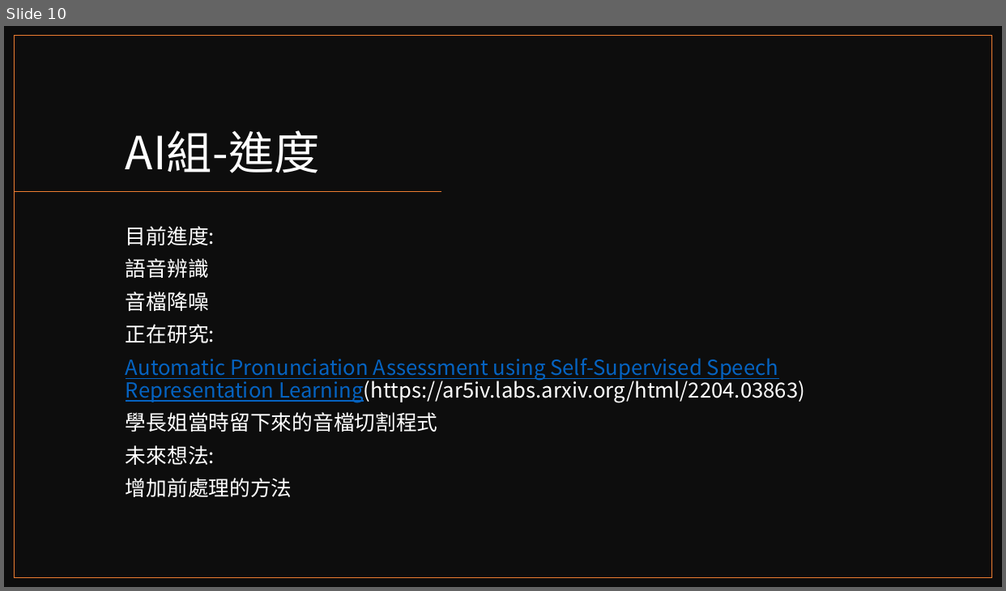
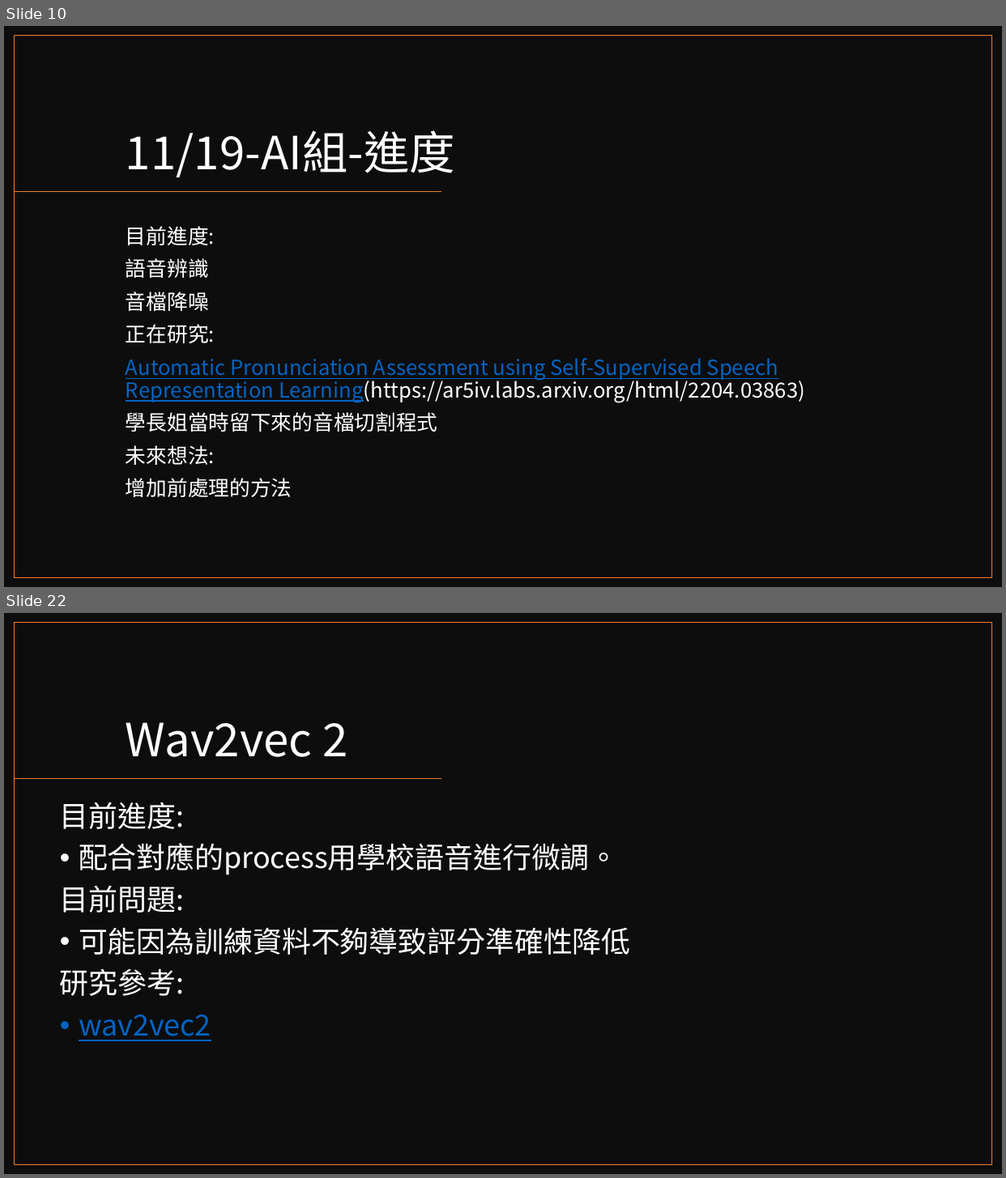
Before and after one commit to reworld223/Japanese-Speech-Assessment, a slide deck: 日語發音矯正系統.pptx. Shown one above the other, each under a label of ours: slide 10 before the commit, slides 10 and 22 after it; the slides between them are not shown. The pictures are 1006x591 and 1006x1178 pixels, drawn with LibreOffice and Linux fonts; fonts in the diff are those of the drawing. Boxes give left, top, right and bottom in pixels: in the first picture for what was removed or moved away, otherwise in the second. Text is boxed around its words. In the diff, an @@ line names an element or a change of style, - is before the commit and + after.

```diff
--- a/日語發音矯正系統.pptx
+++ b/日語發音矯正系統.pptx
@@ slide 22 added at <box>4,613,1002,1174</box>, background #FFFFFF @@
@@ rectangle added at <box>4,613,1002,1174</box>, fill #0D0D0D @@
@@ rectangle added at <box>15,623,992,1165</box>, outline #ED7D31 1 pt @@
@@ title added at <box>126,722,347,757</box>, 44 pt, text #FFFFFF @@
+Wav2vec 2
@@ line added from (442, 779) to (15, 779), #ED7D31 1 pt @@
@@ text added at <box>60,802,631,1041</box>, 28 pt, text #FFFFFF @@
+目前進度:
+• 配合對應的process用學校語音進行微調。
+目前問題:
+• 可能因為訓練資料不夠導致評分準確性降低
+研究參考:
+• wav2vec2
@@ slide 10 changed as well @@
@@ title at <box>126,130,455,177</box>: text changed @@
-AI組-進度
+11/19-AI組-進度
```
Also in this commit, not shown: 1 other slide changed, 13 other slides added, 1 other file.
